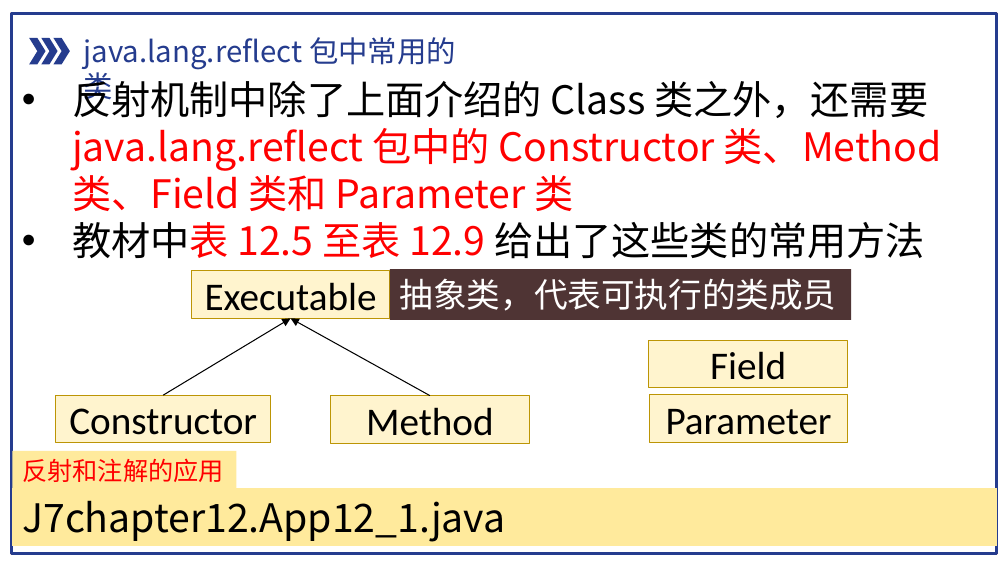
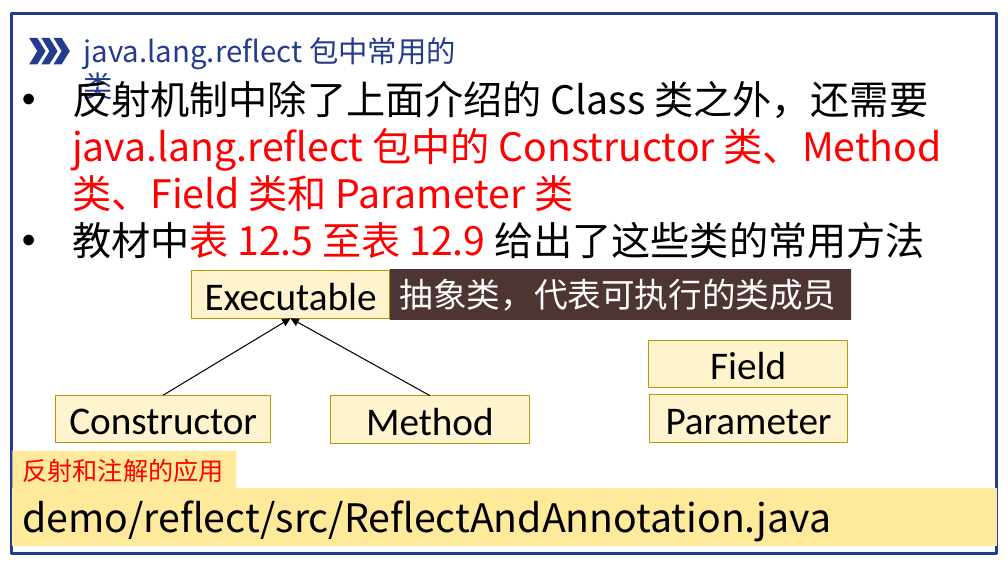
Before and after one commit to pdcxs/java-class-material, a slide deck: slide 15 of slides/08-Java面向对象编程-注解-反射-内部类-匿名内部类与Lambda表达式.pptx. Drawn at 1008x567 pixels with LibreOffice and Linux fonts; fonts in the diff are those of the drawing. Boxes give left, top, right and bottom in pixels: in the first picture for what was removed or moved away, otherwise in the second. Text is boxed around its words. In the diff, an @@ line names an element or a change of style, - is before the commit and + after.

```diff
--- a/slides/08-Java面向对象编程-注解-反射-内部类-匿名内部类与Lambda表达式.pptx
+++ b/slides/08-Java面向对象编程-注解-反射-内部类-匿名内部类与Lambda表达式.pptx
@@ text in rectangle at [22, 500, 831, 542]: text changed @@
-J7chapter12.App12_1.java
+demo/reflect/src/ReflectAndAnnotation.java
```
Also in this commit, not shown: 6 other slides changed, 4 slides added, 38 other files.
